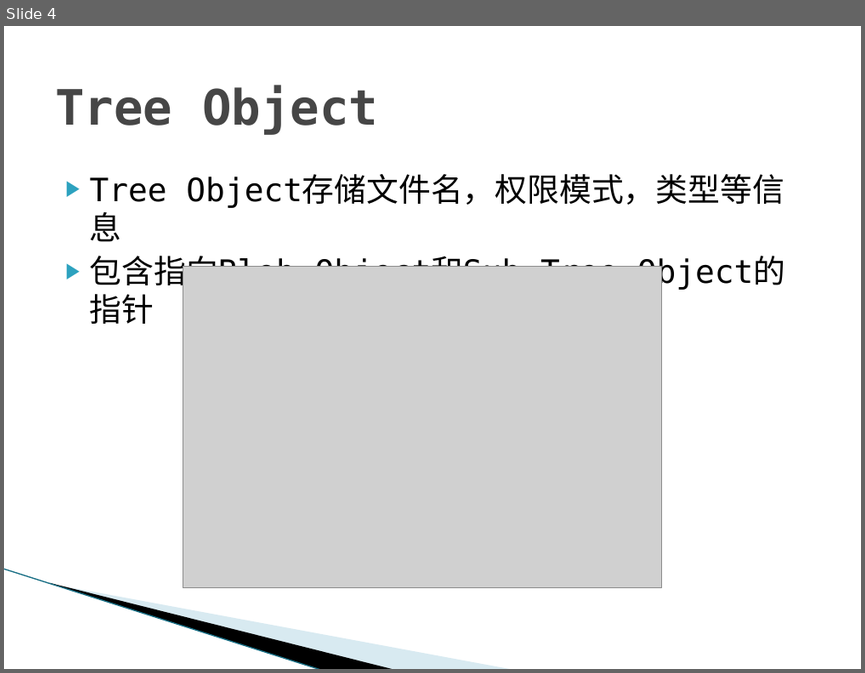
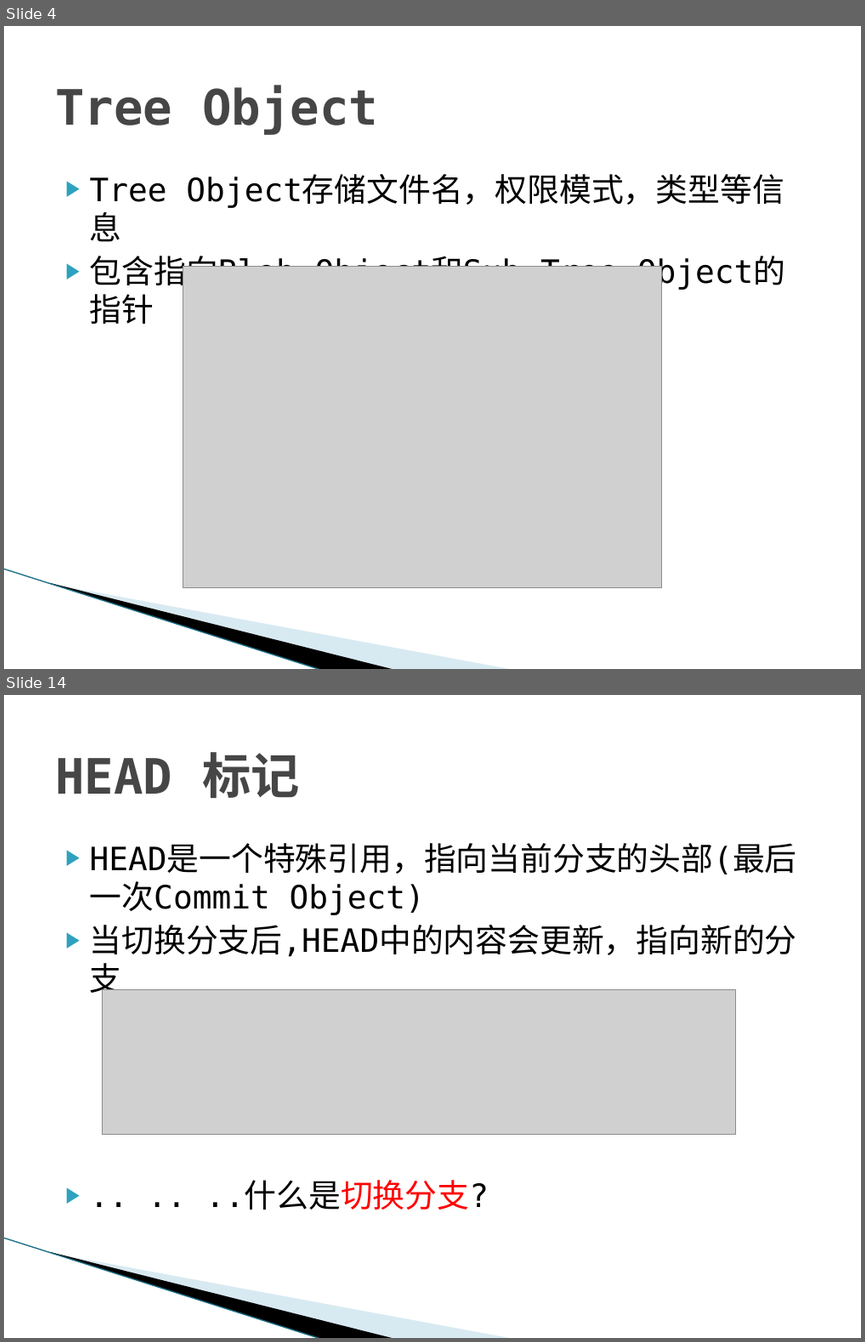
Before and after one commit to texnician/demo, a slide deck: ppt/Git.pptx. Shown one above the other, each under a label of ours: slide 4 before the commit, slides 4 and 14 after it; the slides between them are not shown. The pictures are 865x673 and 865x1342 pixels, drawn with LibreOffice and Linux fonts; fonts in the diff are those of the drawing; grey boxes stand for pictures; background and template pictures are left out. Boxes give left, top, right and bottom in pixels: in the first picture for what was removed or moved away, otherwise in the second. Text is boxed around its words. In the diff, an @@ line names an element or a change of style, - is before the commit and + after.

```diff
--- a/ppt/Git.pptx
+++ b/ppt/Git.pptx
@@ slide 14 added at box(4, 695, 861, 1338), background #FFFFFF; not listed: 3 template elements that a slide beside it also shows @@
@@ title added at box(55, 752, 300, 798), 41 pt, text #464646, bold @@
+HEAD 标记
@@ text added at box(90, 844, 797, 1209), 27 pt, text #000000 @@
+▶ HEAD是一个特殊引用，指向当前分支的头部(最后一次Commit Object)
+▶ 当切换分支后,HEAD中的内容会更新，指向新的分支
+▶ .. .. ..什么是切换分支?
@@ picture added at box(102, 990, 736, 1134) @@
```
Also in this commit, not shown: 1 slide changed, 9 other slides added, 2 slides removed, 2 other files.
